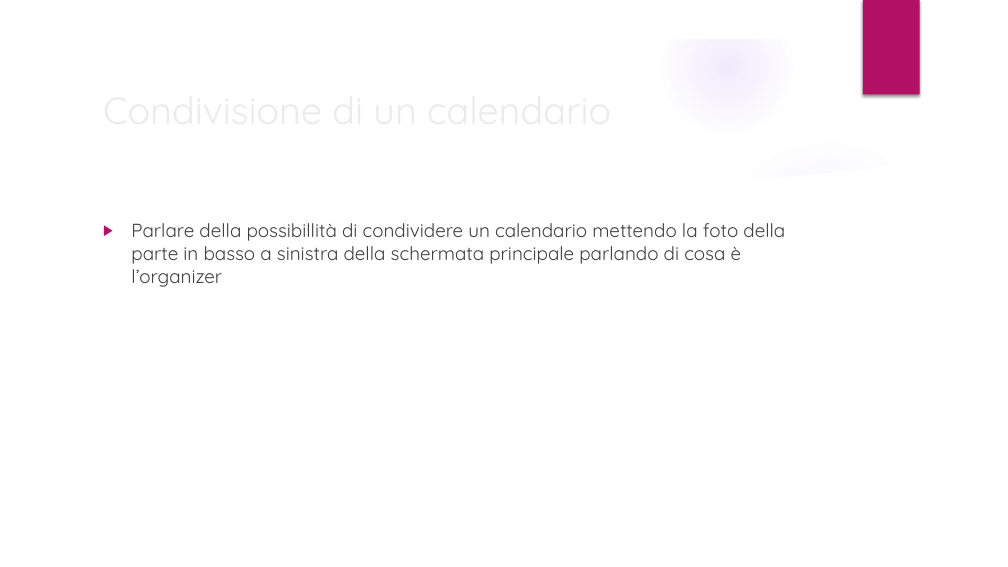
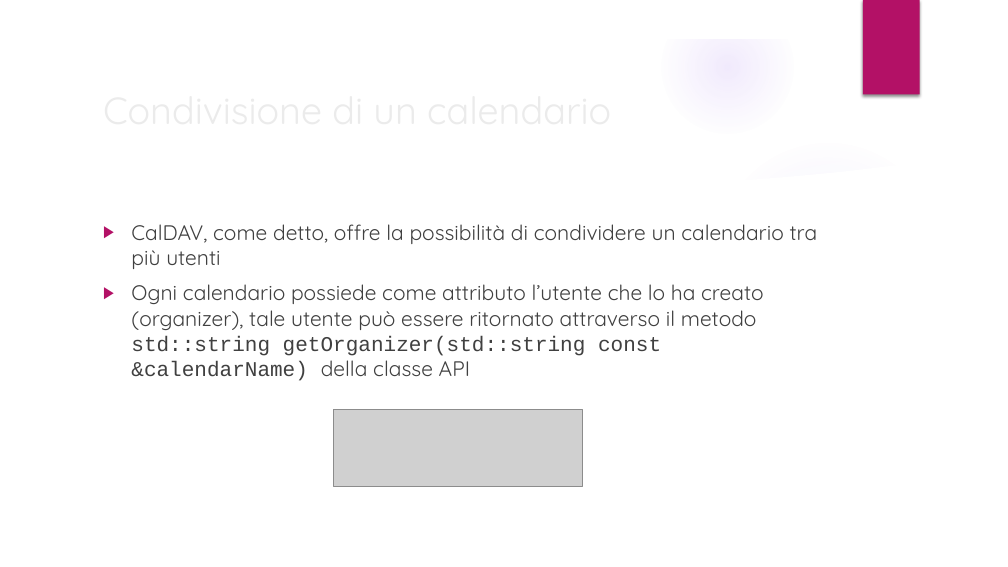
Before and after one commit to piccirilloth/Calendar-and-To-Do-list-CalDav, a slide deck: slide 10 of slides/presentazione.pptx (slide 8 before the commit). Drawn at 1008x567 pixels with LibreOffice and Linux fonts; fonts in the diff are those of the drawing; grey boxes stand for pictures; background and template pictures are left out. Boxes give left, top, right and bottom in pixels: in the first picture for what was removed or moved away, otherwise in the second. Text is boxed around its words. In the diff, an @@ line names an element or a change of style, - is before the commit and + after.

Commit message:
slides updated

```diff
--- a/slides/presentazione.pptx
+++ b/slides/presentazione.pptx
@@ text at <box>131,224,818,381</box>: text changed; size 18 to 20 pt @@
-▶ Parlare della possibillità di condividere un calendario mettendo la foto della parte in basso a sinistra della schermata principale parlando di cosa è l’organizer
+▶ CalDAV, come detto, offre la possibilità di condividere un calendario tra più utenti
+▶ Ogni calendario possiede come attributo l’utente che lo ha creato (organizer), tale utente può essere ritornato attraverso il metodo std::string getOrganizer(std::string const &calendarName) della classe API
@@ picture added at <box>333,409,582,486</box> @@
```
Also in this commit, not shown: 10 other slides changed, 2 slides added.
